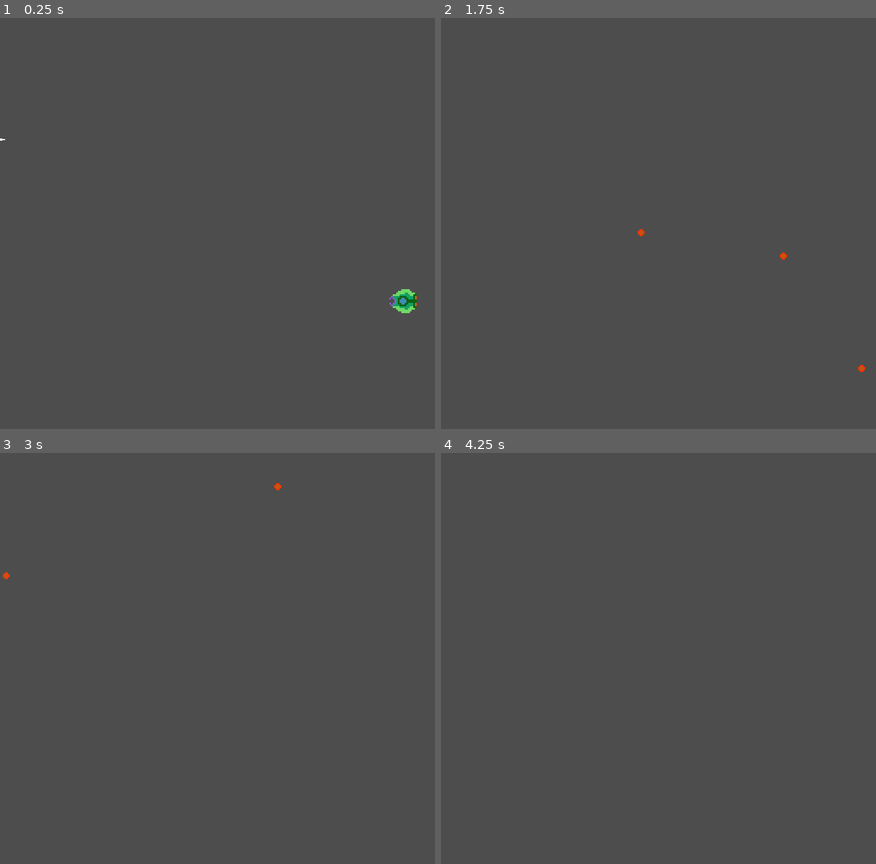
Above: before the commit, frames 1-4 (two rows, left to right).
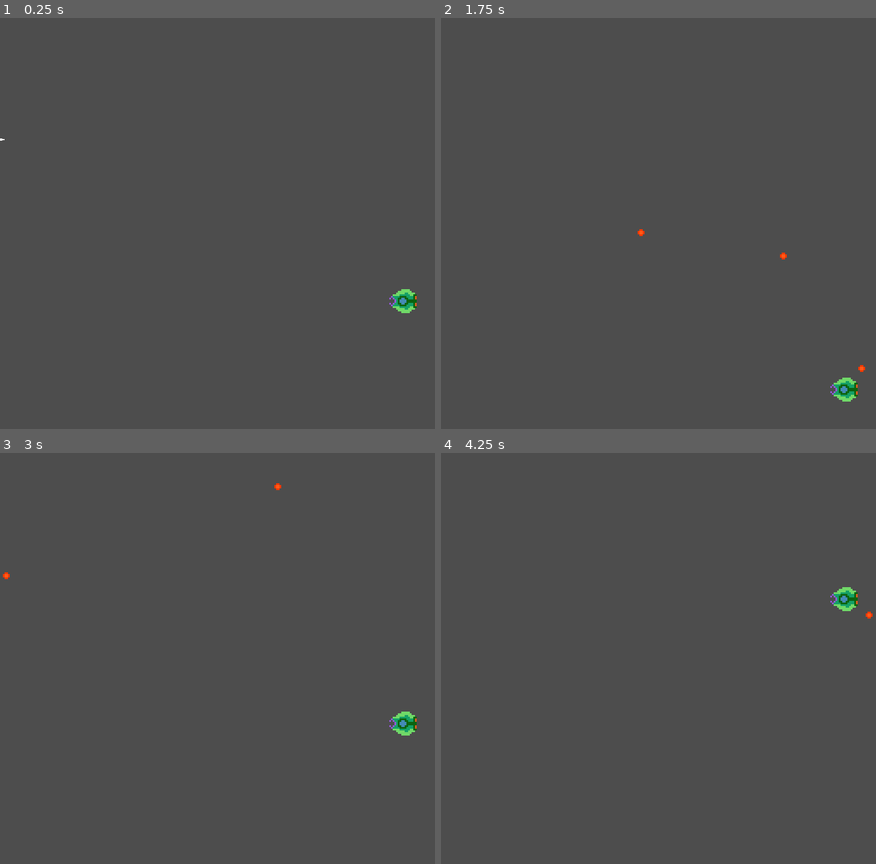
Above: after the commit, the same moments.

Repository: ratsinyourwalls/videoludiko
Game: Godot game, scene res://main.tscn
Same seed, same stepped clock (60 frames per second), same inputs: the game is played once before the commit and once after it.
Inputs:
- Up to frame 1 (0.25 s): no input
- Up to frame 2 (1.75 s): hold D (RIGHT) 0.53-1.28 s; hold Space (FIRE) 0.53-1.28 s; hold S (DOWN) from 1.28 s (still down); tap Space (FIRE) at 1.35 s
- Up to frame 3 (3 s): release S (DOWN) at 2.03 s; hold D (RIGHT) 2.03-2.78 s; hold Space (FIRE) 2.03-2.78 s; hold W (UP) from 2.78 s (still down); tap Space (FIRE) at 2.85 s
- Up to frame 4 (4.25 s): release W (UP) at 3.53 s; hold A (LEFT) from 3.53 s (still down); hold Space (FIRE) from 3.53 s (still down)

The runs differ from the first frame. In frame 1, less than 0.1% of the frame differs, in the area x 1-2%, y 29-30%; in frame 2, 0.3%, in the area x 45-98%, y 51-94%; in frame 3, 0.3%; in frame 4, 0.3%.

Commit message:
Some fixes

Diff:
--- a/bullet.tscn
+++ b/bullet.tscn
@@ -7,16 +7,17 @@
 size = Vector2(10, 10)
 
 [node name="Bullet" type="Area2D"]
-collision_layer = 2
+collision_layer = 0
 collision_mask = 0
 script = ExtResource("1_rq4xy")
 
 [node name="VisibleOnScreenNotifier2D" type="VisibleOnScreenNotifier2D" parent="."]
-position = Vector2(0, -40)
+position = Vector2(0, -19.2)
+scale = Vector2(1, 0.48)
 rect = Rect2(-10, -10, 20, 100)
 
 [node name="CollisionShape2D" type="CollisionShape2D" parent="."]
-position = Vector2(-8, 8)
+position = Vector2(-4.76837e-07, 4.76837e-07)
 scale = Vector2(0.2, 0.2)
 shape = SubResource("RectangleShape2D_rco6a")
 
--- a/enemy.gd
+++ b/enemy.gd
@@ -23,16 +23,17 @@
 
 
 func _on_shoot_timer_timeout() -> void:
+	var player = get_node_or_null("/root/Main/Player")
+	if player == null: return
+
 	var bull = bullet.instantiate()
 	bull.position = position
 	bull.position.x -= 9
-	var player = get_node_or_null("/root/Main/Player")
-	if player == null: return
-	# var angle = bull.global_position.angle_to(player.global_position)
+
 	var angle = player.global_position - bull.global_position
 	angle = angle.normalized()
 	bull.speed = angle * 100.0
-	# bull.speed = Vector2(100.0,0).rotated(angle)
-	print(bull.speed)
 	bull.wobble = 0.2
+
+	bull.set_collision_layer_value(3,true)
 	get_parent().add_child(bull)
--- a/player.gd
+++ b/player.gd
@@ -26,6 +26,7 @@
 			bull.position = position
 			bull.position.x += 16.0
 			bull.speed = Vector2(500.0,0)
+			bull.set_collision_layer_value(2,true)
 			$Node.add_child(bull)
 
 	position += dir.normalized()*delta*speed
--- a/player.tscn
+++ b/player.tscn
@@ -7,7 +7,8 @@
 size = Vector2(3, 2)
 
 [node name="Player" type="Area2D"]
-collision_mask = 6
+scale = Vector2(0.871783, 1.03981)
+collision_mask = 4
 script = ExtResource("1_pxe27")
 speed = 400
 bullet = ExtResource("2_m726r")
Binary file changed: Bullet.png
Not shown, changed: Bullet.pxo
